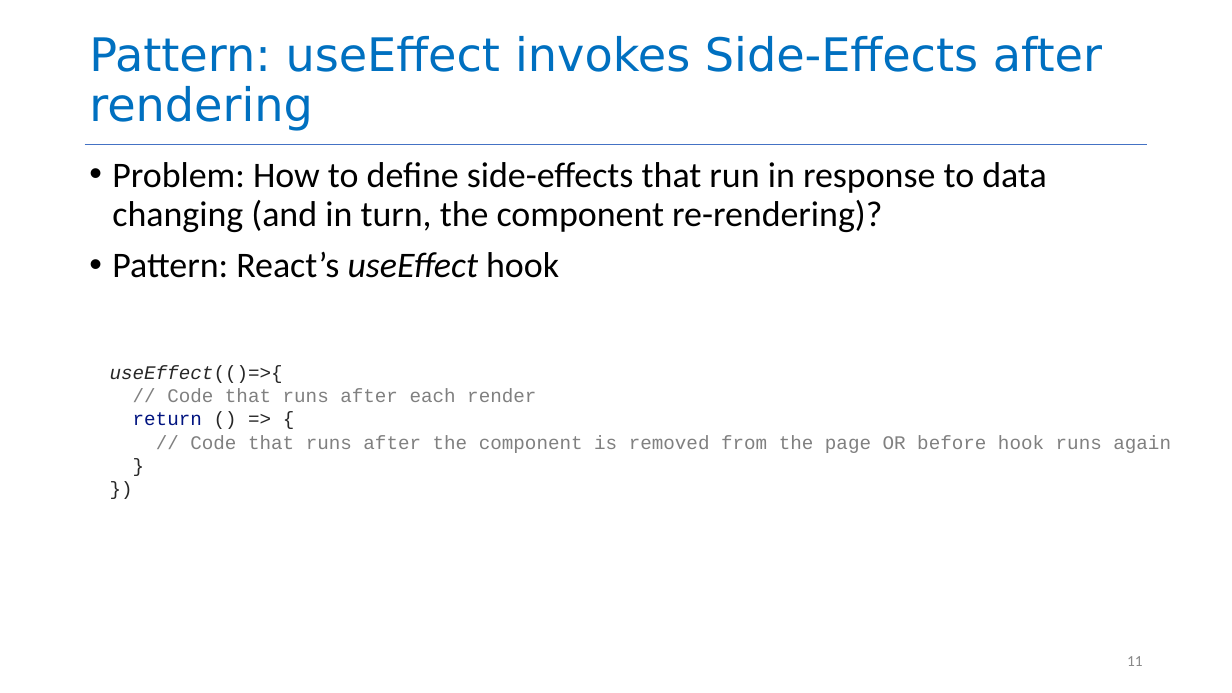
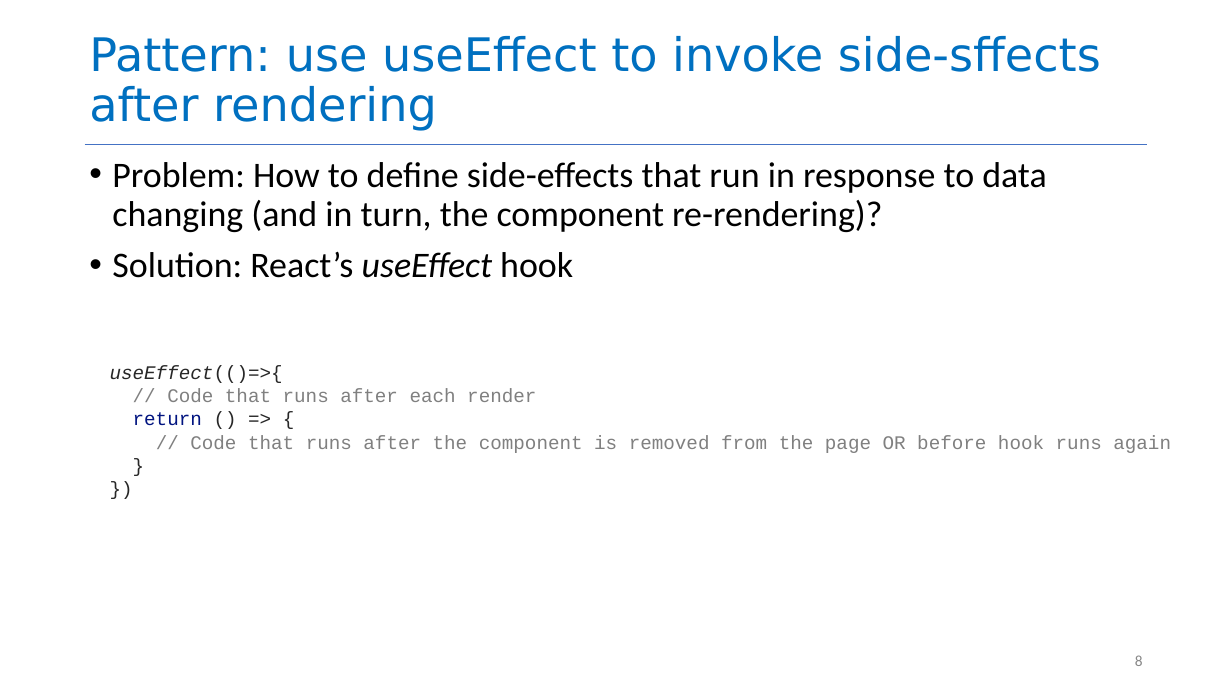
Before and after one commit to neu-se/CS4530-Spring-2023, a slide deck: slide 8 of Slides/Module 08 Patterns of React.pptx (slide 11 before the commit). Drawn at 1232x693 pixels with LibreOffice and Linux fonts; fonts in the diff are those of the drawing. Boxes give left, top, right and bottom in pixels: in the first picture for what was removed or moved away, otherwise in the second. Text is boxed around its words. In the diff, an @@ line names an element or a change of style, - is before the commit and + after.

Commit message:
shuffled some slides and fixed some text

```diff
--- a/Slides/Module 08 Patterns of React.pptx
+++ b/Slides/Module 08 Patterns of React.pptx
@@ title at [89,36,1101,131]: text changed @@
-Pattern: useEffect invokes Side-Effects after rendering
+Pattern: use useEffect to invoke side-sffects after rendering
@@ text at [112,251,573,278]: text changed @@
-• Pattern: React’s useEffect hook
+• Solution: React’s useEffect hook
@@ page number at [1135,655,1143,666]: text changed @@
-11
+8
```
Also in this commit, not shown: 4 other slides changed, 1 slide removed.
